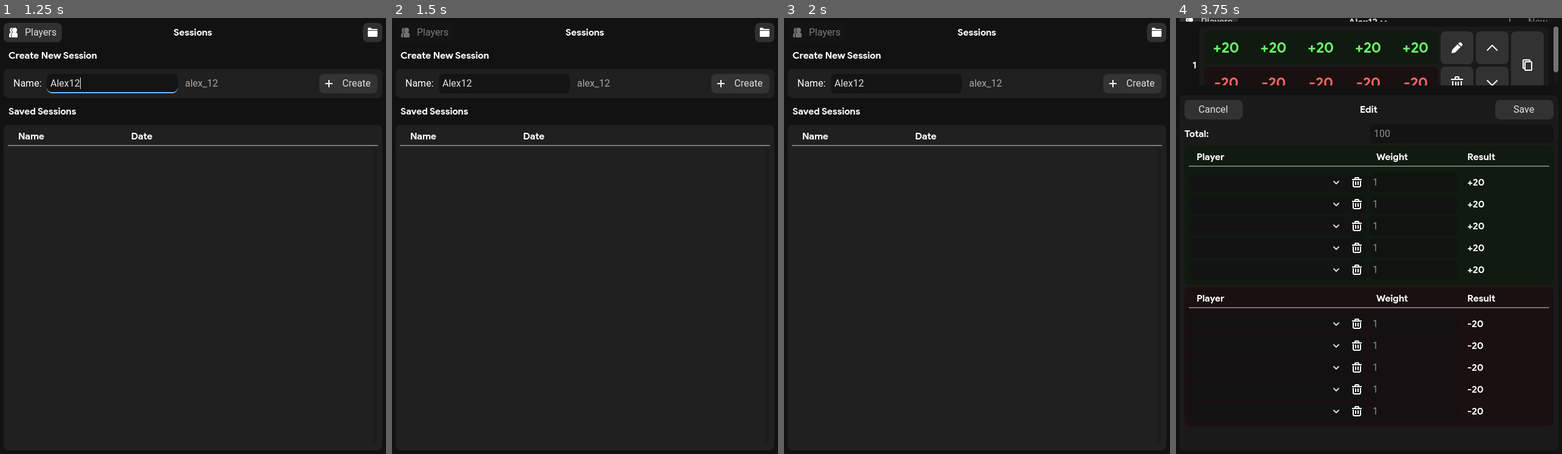
Above: before the commit, frames 1-4 (left to right).
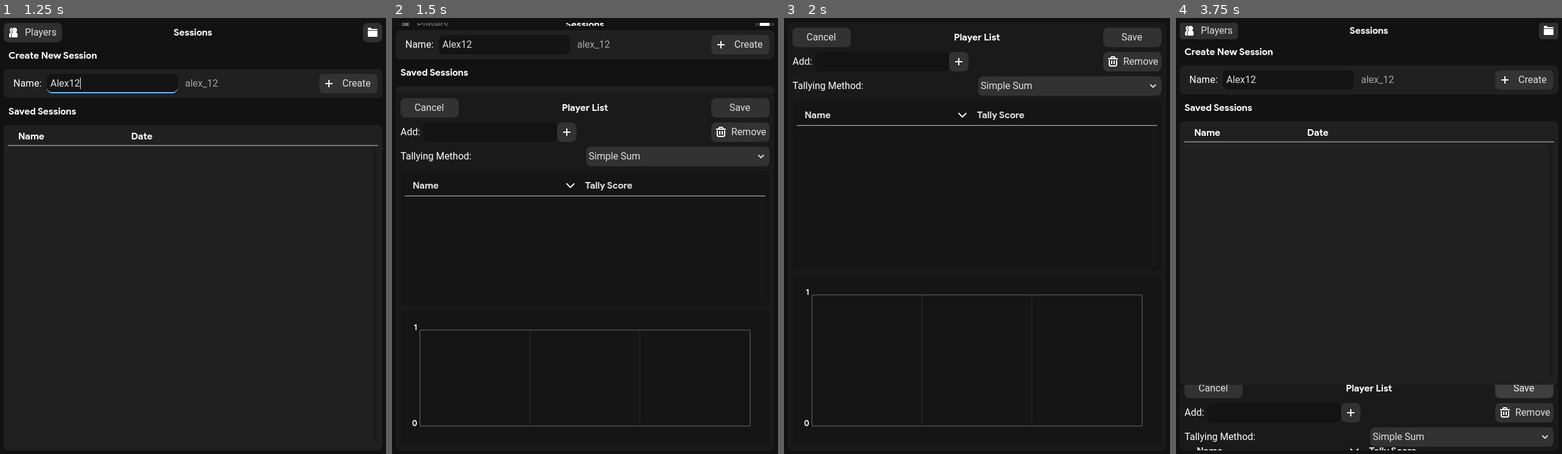
Above: after the commit, the same moments.

Repository: bububirb/point-calculator
Game: Godot game, scene res://scenes/sessions_list.tscn
Two runs of this game, one before a commit and one after it. Both use one fixed random seed, a clock stepped at 60 frames per second and the inputs below.
Inputs (mouse positions are in pixels of both pictures, inside the frame that each line leads up to; where the layout moved, square brackets give the same spot in the first picture):
- Up to frame 1 (1.25 s): click (111, 83) at 0.52 s; type "Alex" at 0.6 s; click (96, 445) at 0.75 s; type "12" at 0.83 s
- Up to frame 2 (1.5 s): click "Players" at 1.25 s
- Up to frame 3 (2 s): no input
- Up to frame 4 (3.75 s): click (1550, 22) [1550, 31] at 2 s; click (1523, 83) at 2.75 s, where only the run before the commit has a clickable "Create"; click (1531, 31) at 3.5 s, where only the run before the commit has a clickable "New"

Frame 1 is identical in both runs. In frame 2, 5.4% of the frame differs, in the area x 2-100%, y 1-94%; in frame 3, 4.5%; in frame 4, 9.8%, in the area x 0-100%, y 0-100%.
Error before the commit: Parse Error: Identifier "Tally" not declared in the current scope. (res://scripts/player_list.gd:81)

Commit message:
Update project.godot

Diff:
--- a/project.godot
+++ b/project.godot
@@ -13,13 +13,16 @@
 config/name="Point Calculator"
 run/main_scene="res://scenes/sessions_list.tscn"
 config/features=PackedStringArray("4.1", "Mobile")
+run/low_processor_mode=true
 boot_splash/bg_color=Color(0.0705882, 0.0705882, 0.0705882, 1)
 boot_splash/image="res://assets/icons/splash.png"
 config/icon="res://icon.svg"
+config/windows_native_icon="res://assets/icons/windows-icons/icon-windows.ico"
 
 [autoload]
 
 Globals="*res://scripts/globals.gd"
+Tally="*res://scripts/tally.gd"
 
 [display]
 
@@ -38,4 +41,4 @@
 
 renderer/rendering_method="mobile"
 textures/vram_compression/import_etc2_astc=true
-environment/defaults/default_clear_color=Color(0.07, 0.07, 0.07, 1)
+environment/defaults/default_clear_color=Color(0.0705882, 0.0705882, 0.0705882, 1)
